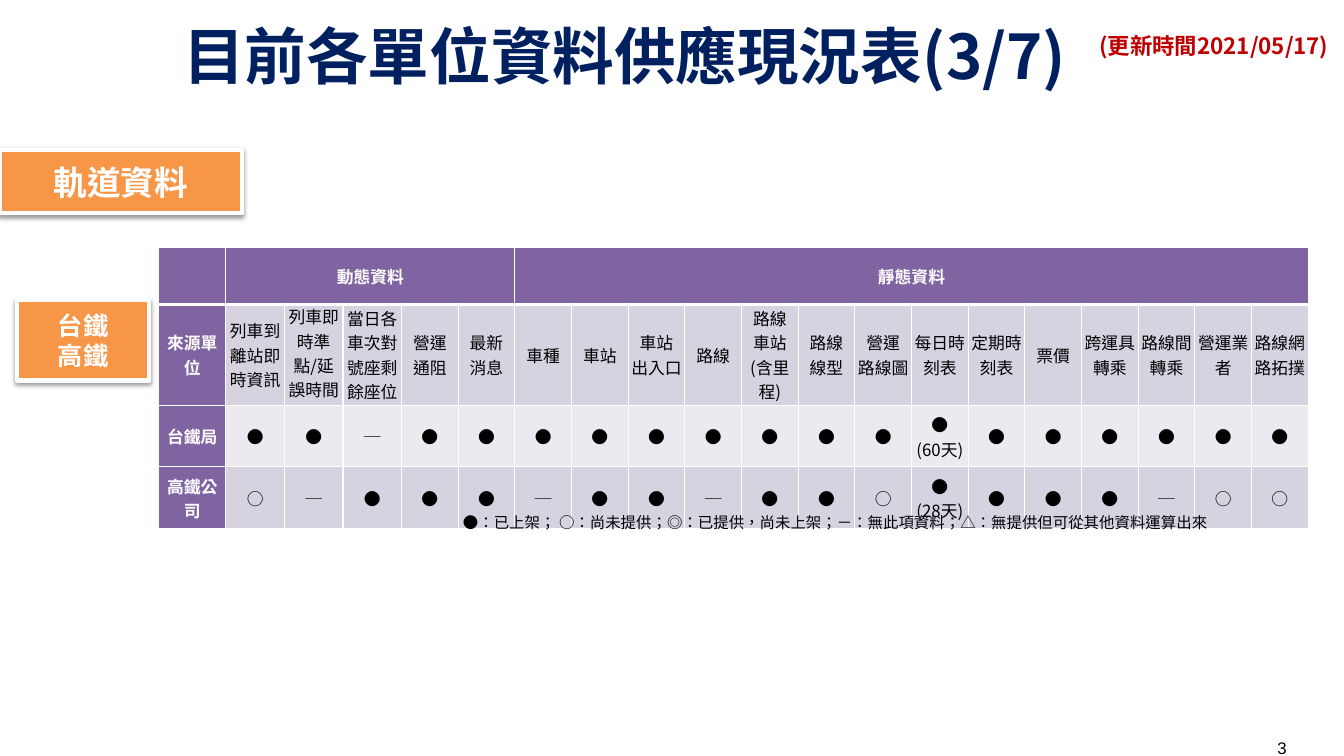
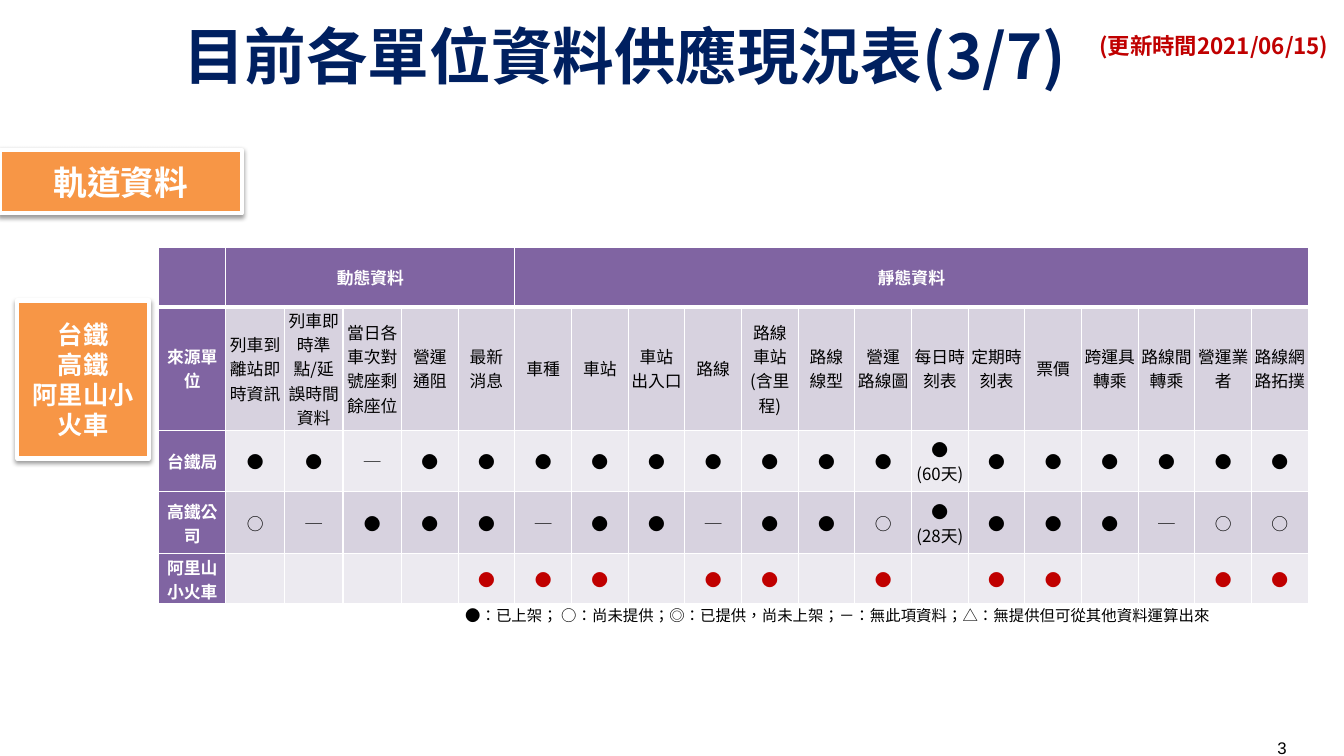
Before and after one commit to ptxmotc/data-provide-status, a slide deck: slide 3 of 各單位資料供應現況表.pptx. Drawn at 1344x756 pixels with LibreOffice and Linux fonts; fonts in the diff are those of the drawing; background and template pictures are left out. Boxes give left, top, right and bottom in pixels: in the first picture for what was removed or moved away, otherwise in the second. Text is boxed around its words. In the diff, an @@ line names an element or a change of style, - is before the commit and + after.

Commit message:
新增阿里山小火車

```diff
--- a/各單位資料供應現況表.pptx
+++ b/各單位資料供應現況表.pptx
@@ text at (x1=1100, y1=35, x2=1329, y2=59): text changed @@
-(更新時間2021/05/17)
+(更新時間2021/06/15)
@@ table at (x1=158, y1=247, x2=1305, y2=604) @@
+row 5: 阿里山小火車 |  |  |  |  | ● | ● | ● |  | ● | ● |  | ● |  | ● | ● |  |  | ● | ●
@@ rectangle "台鐵" resized from (x1=17, y1=300, x2=148, y2=381) to (x1=17, y1=300, x2=148, y2=459) @@
@@ text in rectangle at (x1=33, y1=383, x2=134, y2=437): paragraph added @@
+阿里山小火車
@@ text "●：已上架； ○：尚未提供；◎：已提供，尚未上架；－：無此項資料；△：無提供但可從其他資料運算出來" rewrapped from (x1=463, y1=513, x2=1207, y2=533) to (x1=465, y1=608, x2=1209, y2=623) @@
```
Also in this commit, not shown: 8 other slides changed.
